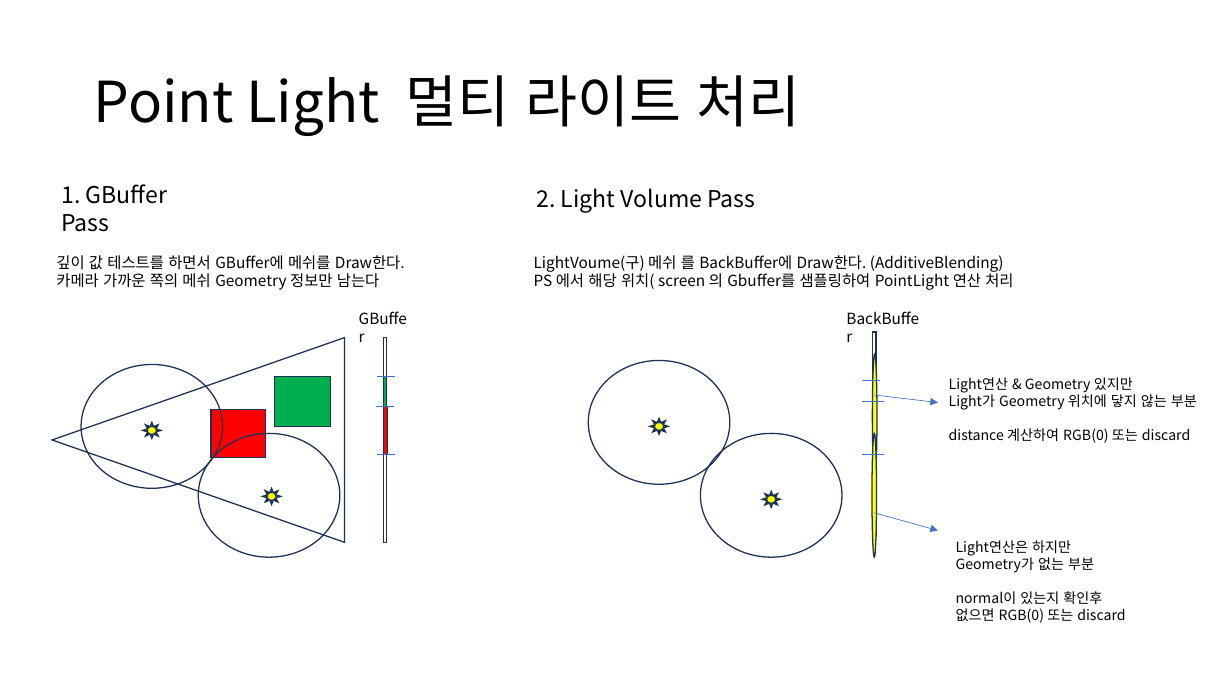
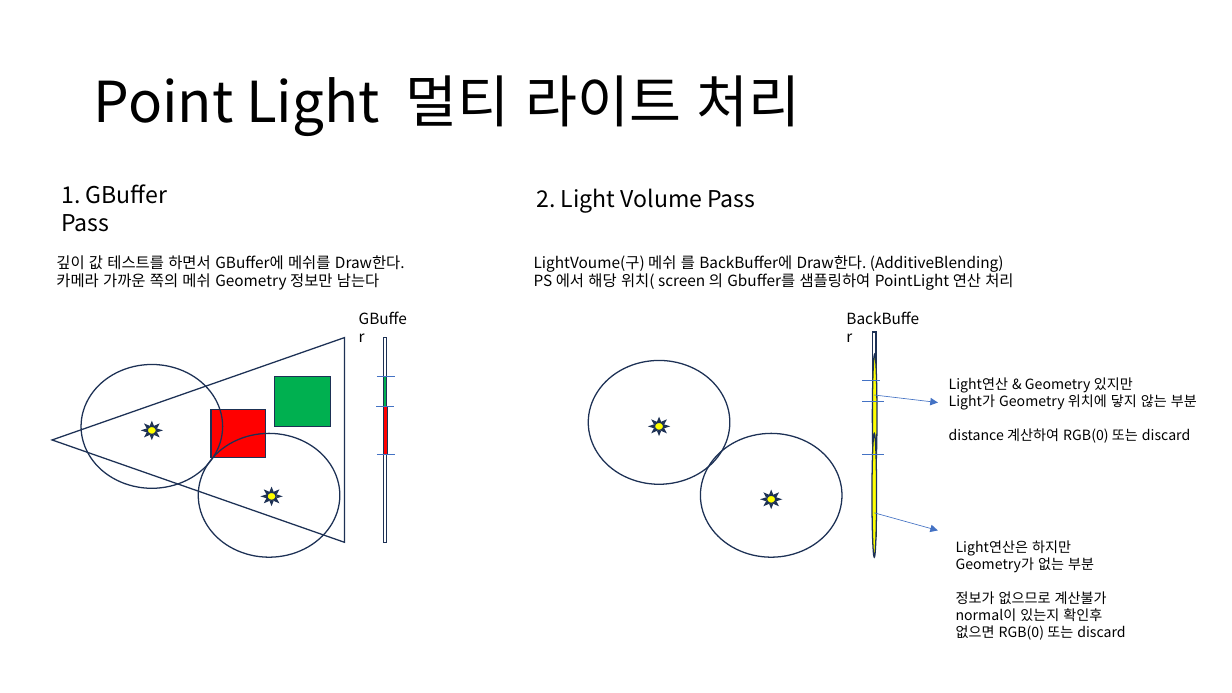
Before and after one commit to ldw9981/D3D11_Tutorial, a slide deck: slide 10 of Documents/디퍼드셰이딩.pptx. Drawn at 1232x693 pixels with LibreOffice and Linux fonts; fonts in the diff are those of the drawing. Boxes give left, top, right and bottom in pixels: in the first picture for what was removed or moved away, otherwise in the second. Text is boxed around its words. In the diff, an @@ line names an element or a change of style, - is before the commit and + after.

Commit message:
update

```diff
--- a/Documents/디퍼드셰이딩.pptx
+++ b/Documents/디퍼드셰이딩.pptx
@@ text at bbox=[956, 591, 1107, 604]: paragraph added @@
+정보가 없으므로 계산불가
```
